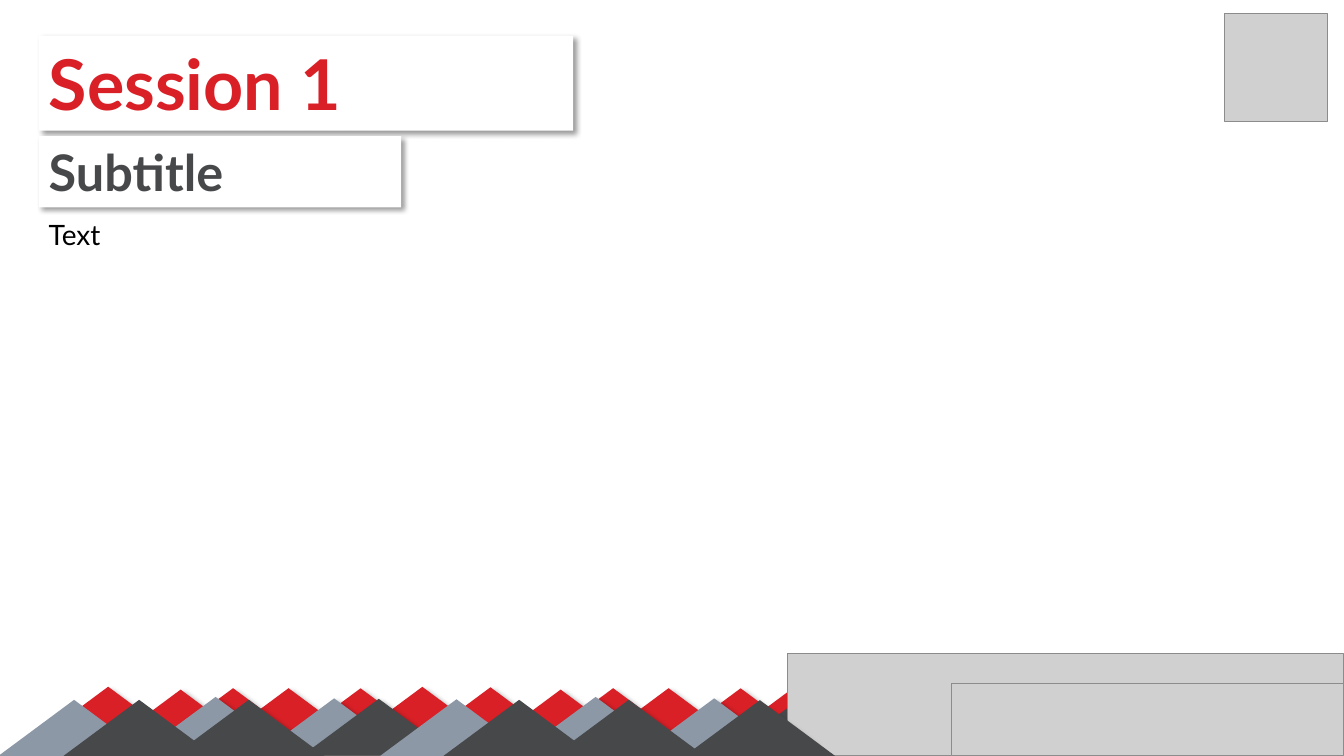
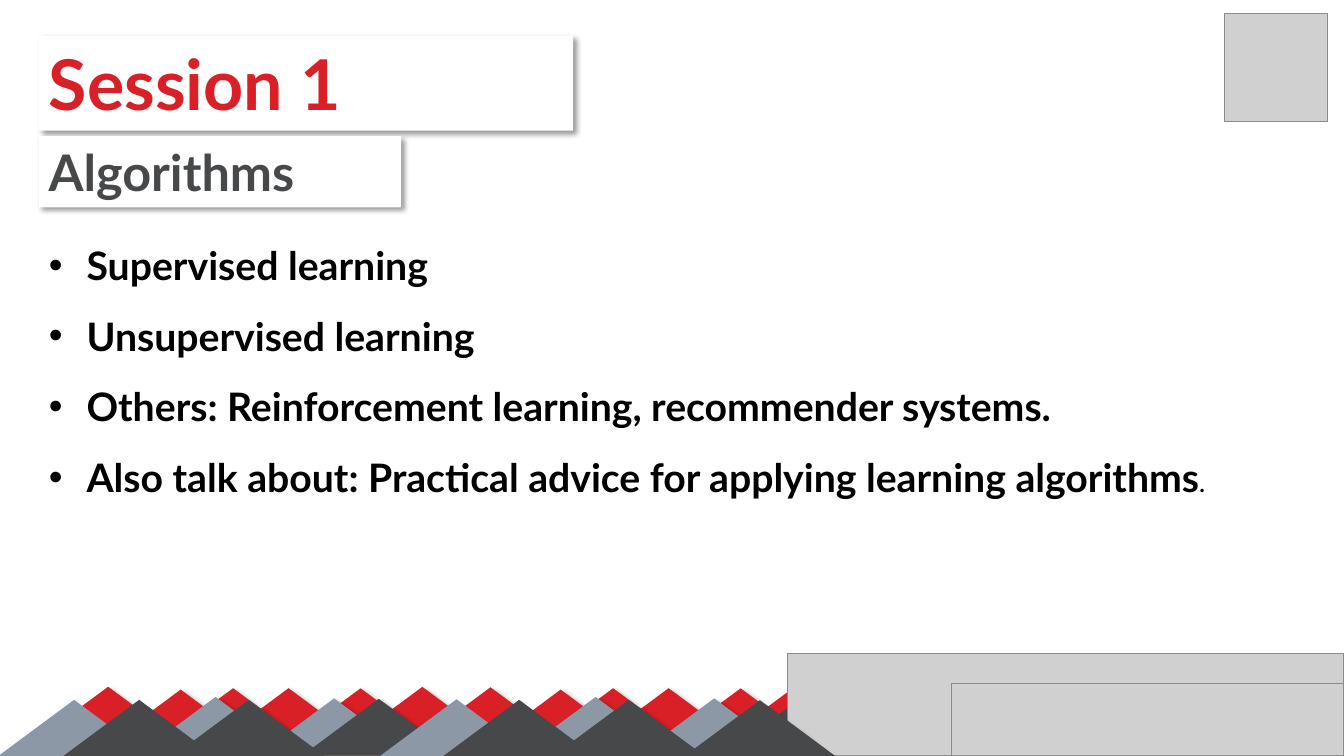
Before and after one commit to SalmaGira/machine-learning-workshop-Kvector, a slide deck: slide 12 of Sessions/Session 1/Session_01.pptx (slide 9 before the commit). Drawn at 1344x756 pixels with LibreOffice and Linux fonts; fonts in the diff are those of the drawing; grey boxes stand for pictures. Boxes give left, top, right and bottom in pixels: in the first picture for what was removed or moved away, otherwise in the second. Text is boxed around its words. In the diff, an @@ line names an element or a change of style, - is before the commit and + after.

```diff
--- a/Sessions/Session 1/Session_01.pptx
+++ b/Sessions/Session 1/Session_01.pptx
@@ text in rectangle at (x1=49, y1=153, x2=295, y2=200): text changed @@
-Subtitle
+Algorithms
@@ text removed at (x1=49, y1=225, x2=101, y2=246) @@
-Text
@@ text added at (x1=87, y1=251, x2=1200, y2=499), 28 pt, text #000000, bold @@
+• Supervised learning
+• Unsupervised learning
+• Others: Reinforcement learning, recommender systems.
+• Also talk about: Practical advice for applying learning algorithms.
```
Also in this commit, not shown: 3 other slides changed, 12 slides added.
